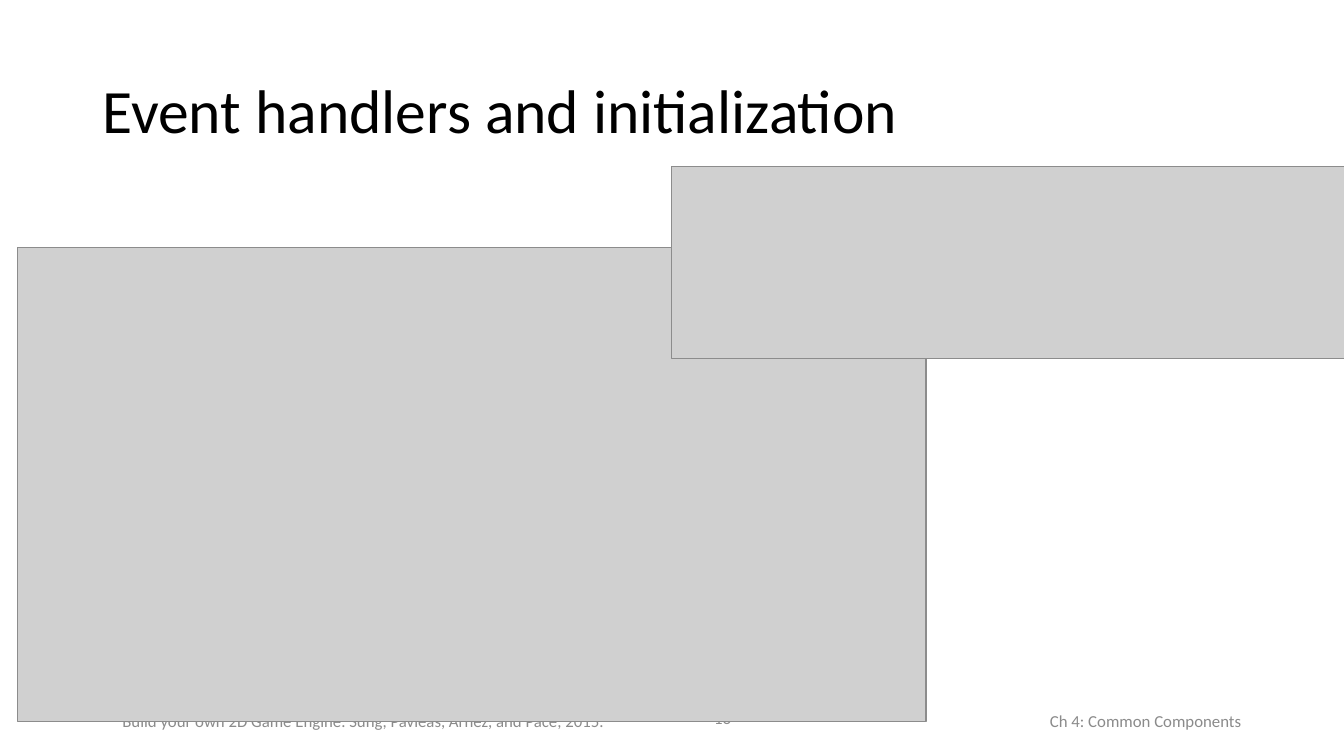
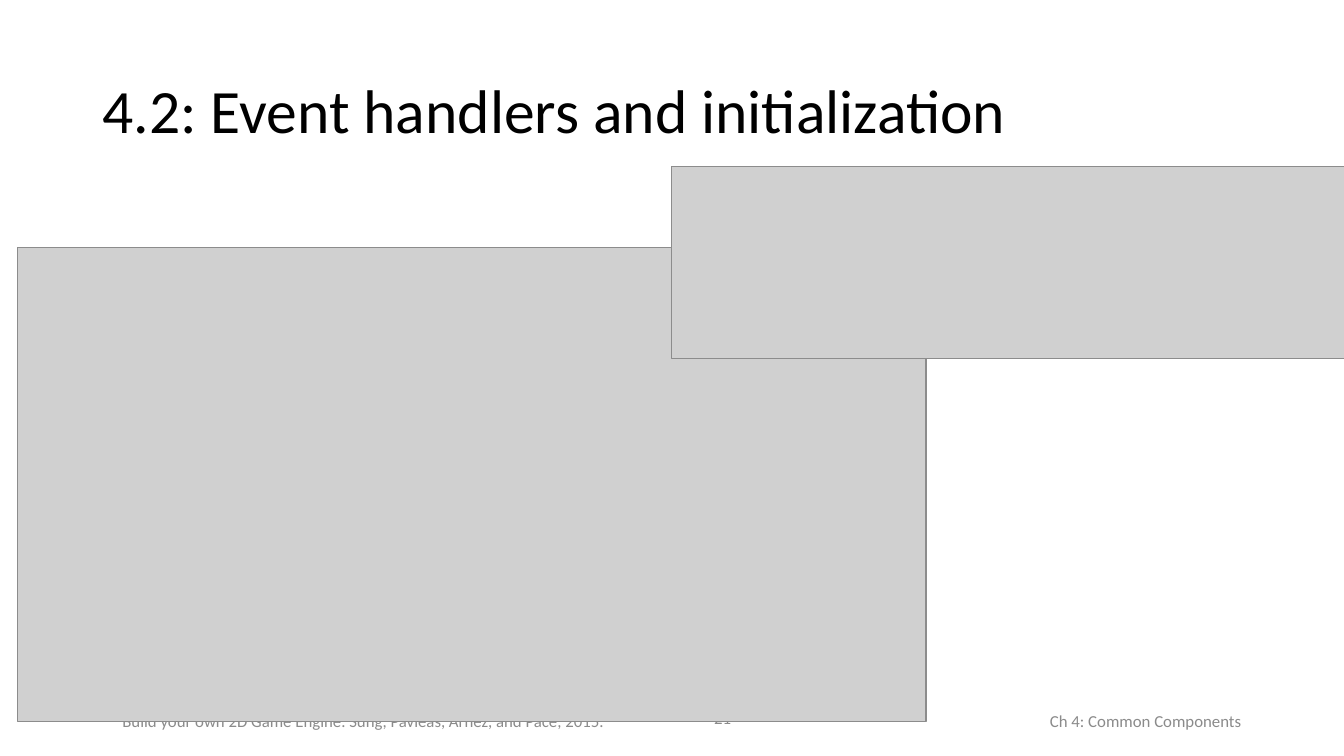
Before and after one commit to HTML5GameEngineGroup/html5engine, a slide deck: slide 21 of BookChapterContent/Slides/Chap4.pptx (slide 13 before the commit). Drawn at 1344x756 pixels with LibreOffice and Linux fonts; fonts in the diff are those of the drawing; grey boxes stand for pictures. Boxes give left, top, right and bottom in pixels: in the first picture for what was removed or moved away, otherwise in the second. Text is boxed around its words. In the diff, an @@ line names an element or a change of style, - is before the commit and + after.

```diff
--- a/BookChapterContent/Slides/Chap4.pptx
+++ b/BookChapterContent/Slides/Chap4.pptx
@@ title at <box>102,90,1005,134</box>: text changed @@
-Event handlers and initialization
+4.2: Event handlers and initialization
@@ page number at <box>714,721,731,729</box>: text changed @@
-13
+21
```
Also in this commit, not shown: 38 other slides changed, 18 slides added, 23 other files.
